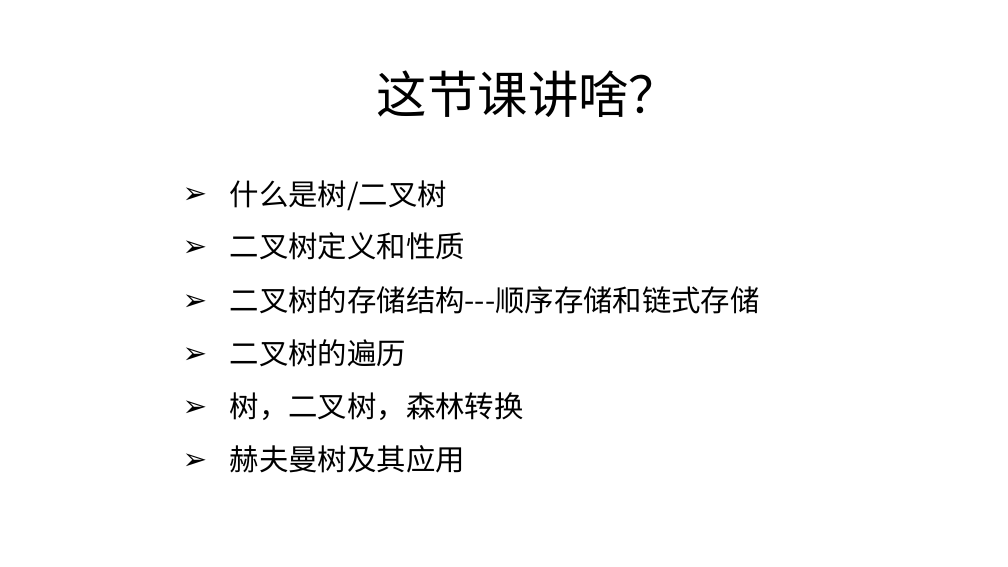
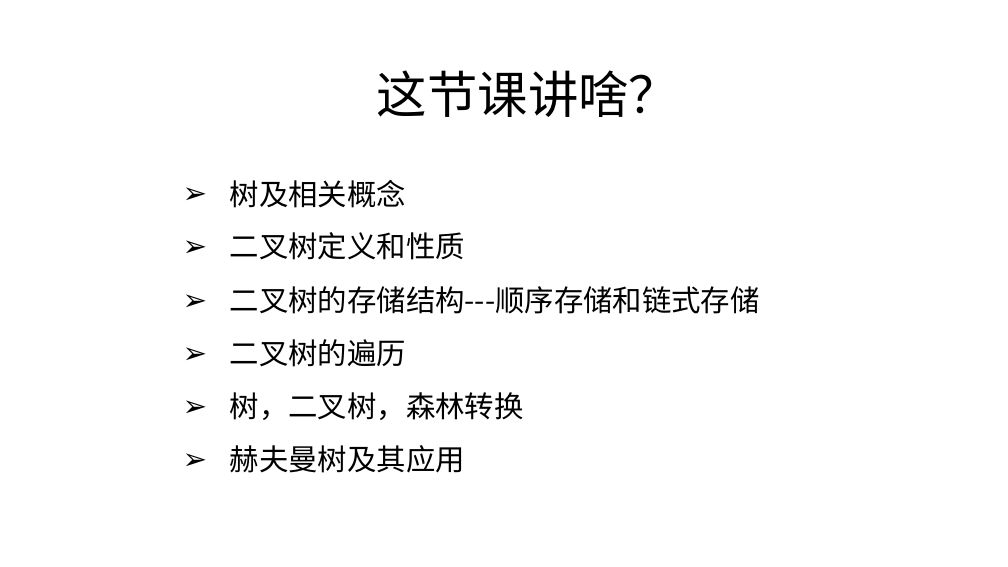
Before and after one commit to zjyesir/hmc_data_structure, a slide deck: slide 2 of ppt/6.树和二叉树.pptx. Drawn at 1008x567 pixels with LibreOffice and Linux fonts; fonts in the diff are those of the drawing; background and template pictures are left out. Boxes give left, top, right and bottom in pixels: in the first picture for what was removed or moved away, otherwise in the second. Text is boxed around its words. In the diff, an @@ line names an element or a change of style, - is before the commit and + after.

Commit message:
树和二叉树 ppt开始

```diff
--- a/ppt/6.树和二叉树.pptx
+++ b/ppt/6.树和二叉树.pptx
@@ text at box(230, 180, 406, 208): text changed @@
-➢ 什么是树/二叉树
+➢ 树及相关概念
```
Also in this commit, not shown: 3 other slides changed, 6 slides added, 2 other files.
